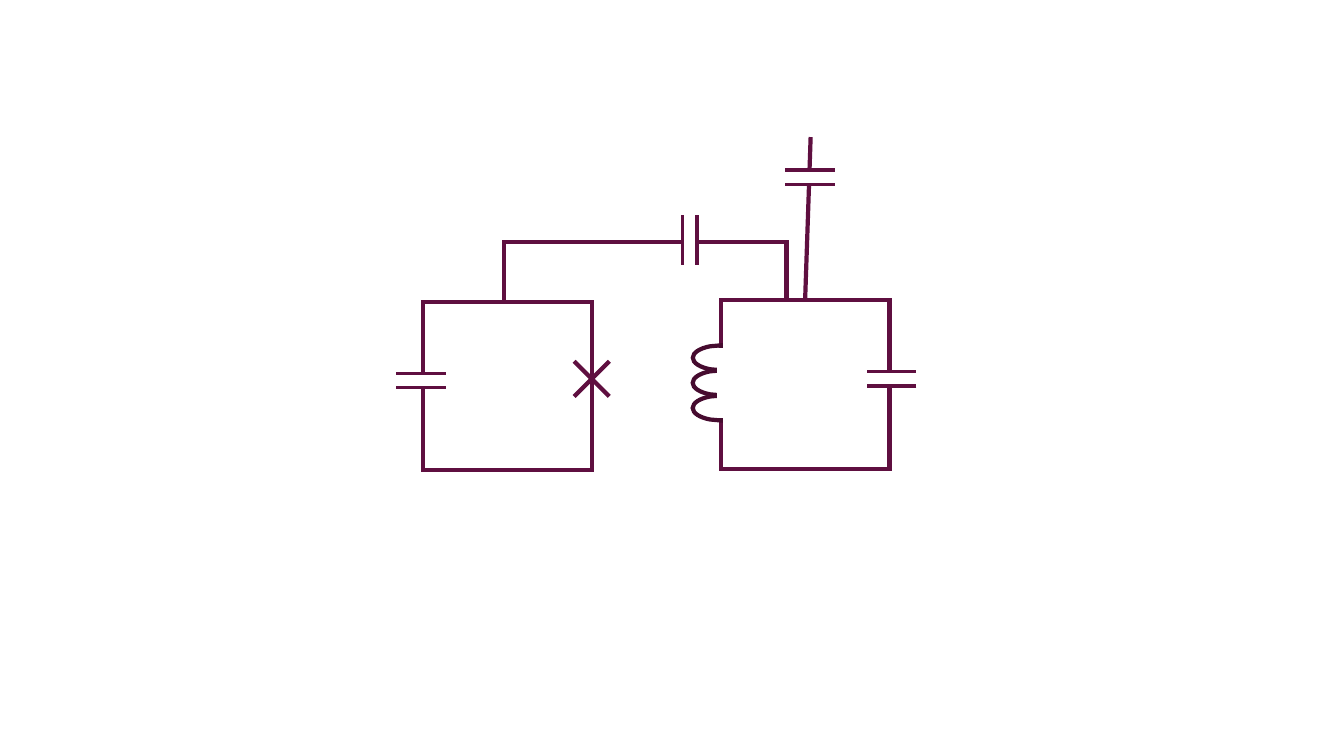
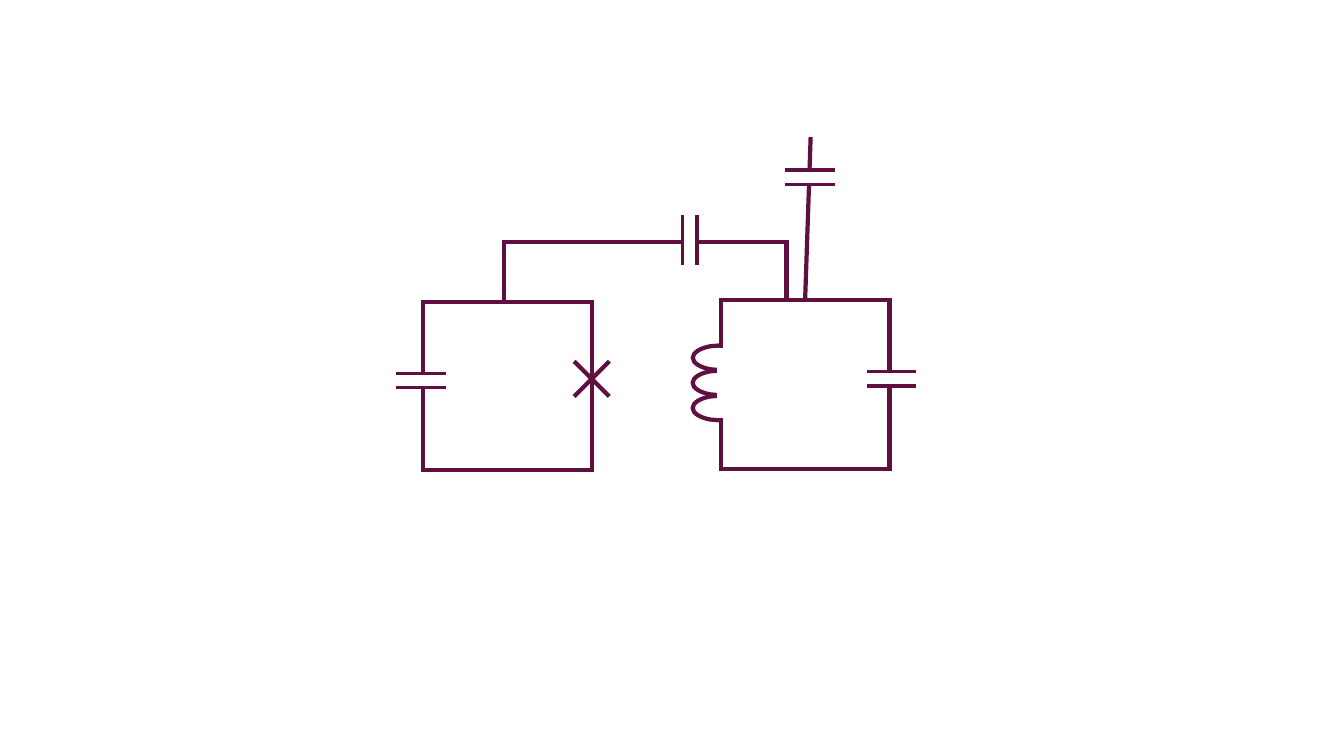
Before and after one commit to JohannSeverin/Master_Thesis, a slide deck: slide 1 of Figs/circuits.pptx. Drawn at 1344x756 pixels with LibreOffice and Linux fonts; fonts in the diff are those of the drawing. Boxes give left, top, right and bottom in pixels: in the first picture for what was removed or moved away, otherwise in the second. Text is boxed around its words. In the diff, an @@ line names an element or a change of style, - is before the commit and + after.

```diff
--- a/Figs/circuits.pptx
+++ b/Figs/circuits.pptx
@@ outline #460B2F 3 pt to #5F0F40 3 pt in 3 elements at (693,346,721,371), (693,370,721,395), (693,395,721,420) @@
```
Also in this commit, not shown: 50 other files.
